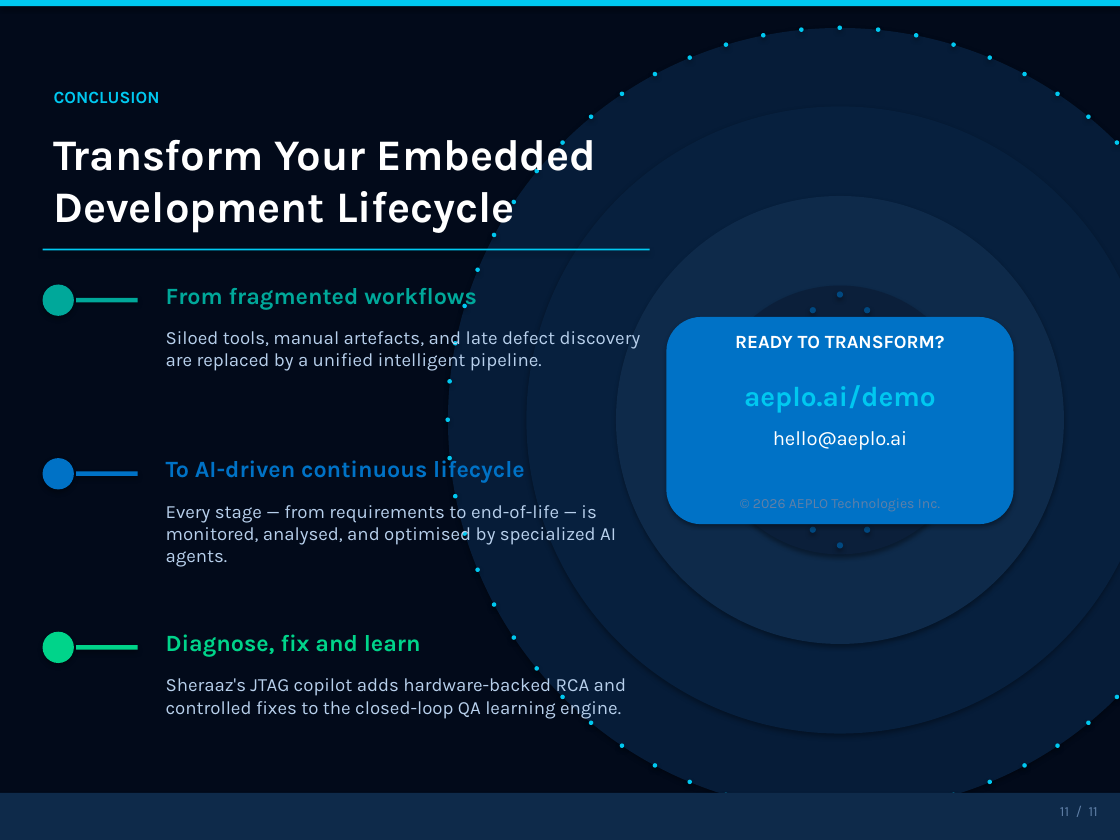
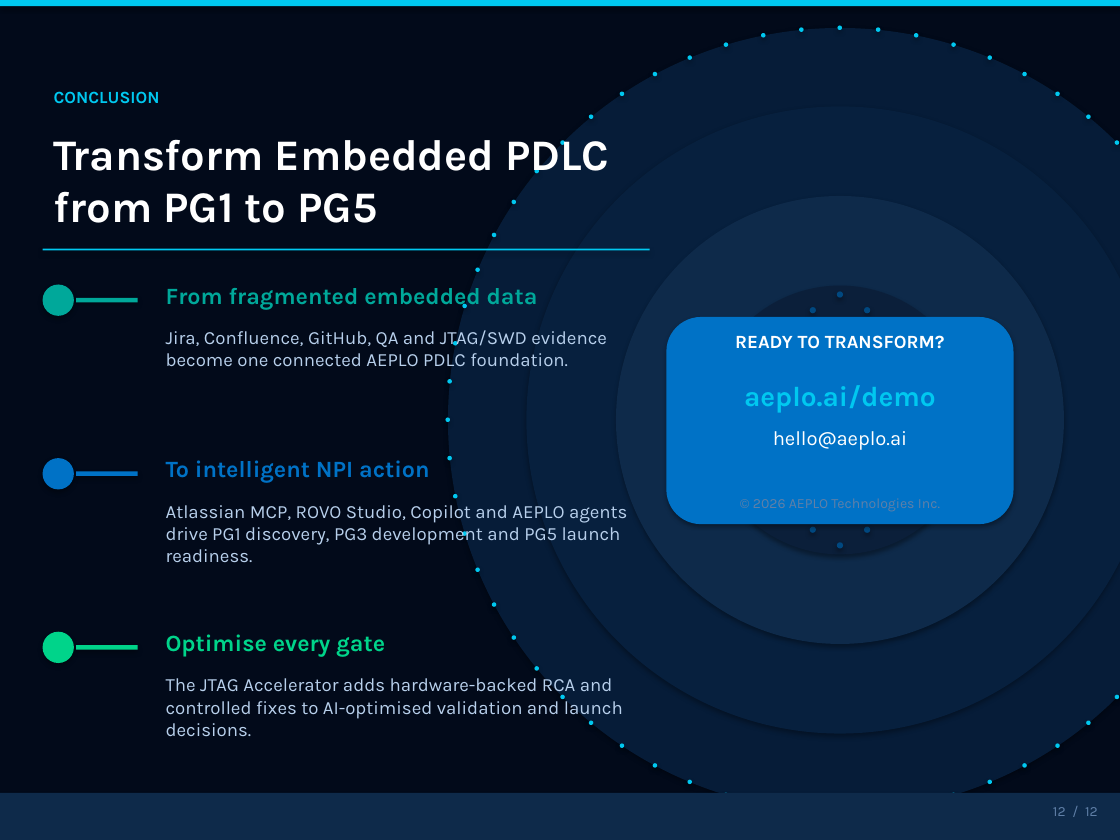
Before and after one commit to shyamnexus/HON_PPT, a slide deck: slide 12 of AI-Driven Embedded Product Lifecycle OrchestratorV3.pptx (slide 11 before the commit). Drawn at 1120x840 pixels with LibreOffice and Linux fonts; fonts in the diff are those of the drawing. Boxes give left, top, right and bottom in pixels: in the first picture for what was removed or moved away, otherwise in the second. Text is boxed around its words. In the diff, an @@ line names an element or a change of style, - is before the commit and + after.

```diff
--- a/AI-Driven Embedded Product Lifecycle OrchestratorV3.pptx
+++ b/AI-Driven Embedded Product Lifecycle OrchestratorV3.pptx
@@ text at (x1=54, y1=139, x2=609, y2=223): text changed @@
-Transform Your Embedded
-Development Lifecycle
+Transform Embedded PDLC
+from PG1 to PG5
@@ text at (x1=166, y1=288, x2=538, y2=309): text changed @@
-From fragmented workflows
+From fragmented embedded data
@@ text at (x1=166, y1=330, x2=607, y2=367): text changed @@
-Siloed tools, manual artefacts, and late defect discovery are replaced by a unified intelligent pipeline.
+Jira, Confluence, GitHub, QA and JTAG/SWD evidence become one connected AEPLO PDLC foundation.
@@ text at (x1=166, y1=460, x2=430, y2=483): text changed @@
-To AI-driven continuous lifecycle
+To intelligent NPI action
@@ text at (x1=166, y1=505, x2=627, y2=563): text changed @@
-Every stage — from requirements to end-of-life — is monitored, analysed, and optimised by specialized AI agents.
+Atlassian MCP, ROVO Studio, Copilot and AEPLO agents drive PG1 discovery, PG3 development and PG5 launch readiness.
@@ text at (x1=166, y1=634, x2=385, y2=656): text changed @@
-Diagnose, fix and learn
+Optimise every gate
@@ text at (x1=166, y1=678, x2=623, y2=737): text changed @@
-Sheraaz's JTAG copilot adds hardware-backed RCA and controlled fixes to the closed-loop QA learning engine.
+The JTAG Accelerator adds hardware-backed RCA and controlled fixes to AI-optimised validation and launch decisions.
@@ text at (x1=1053, y1=807, x2=1098, y2=816): text changed @@
-11 / 11
+12 / 12
```
Also in this commit, not shown: 8 other slides changed, 3 slides added, 2 slides removed, 2 other files.
